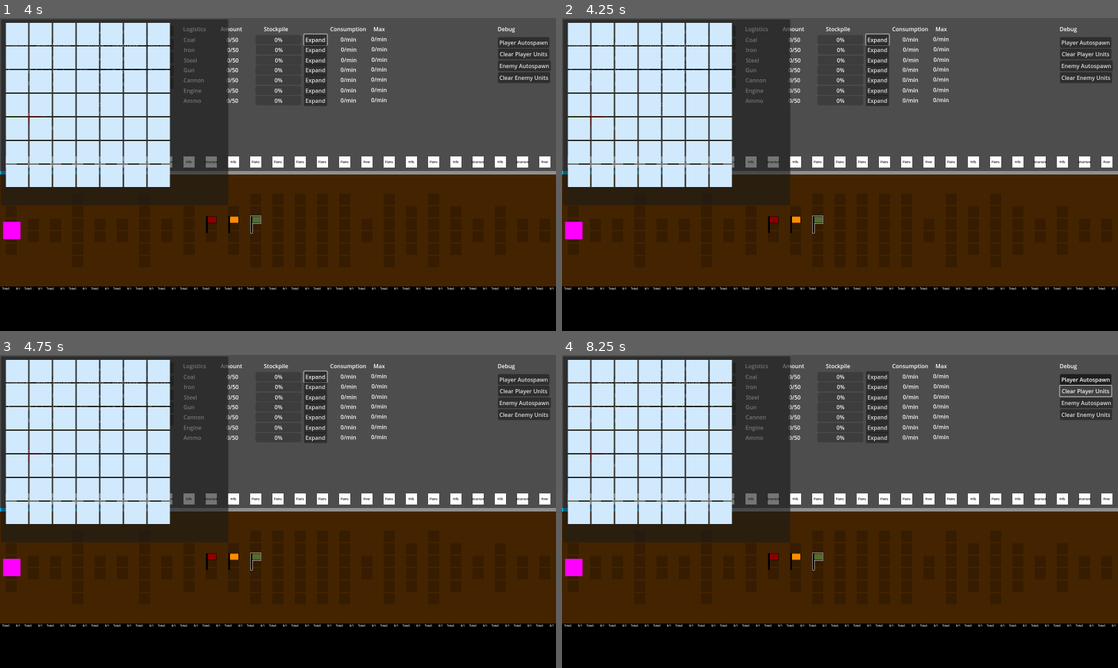
Above: before the commit, frames 1-4 (two rows, left to right).
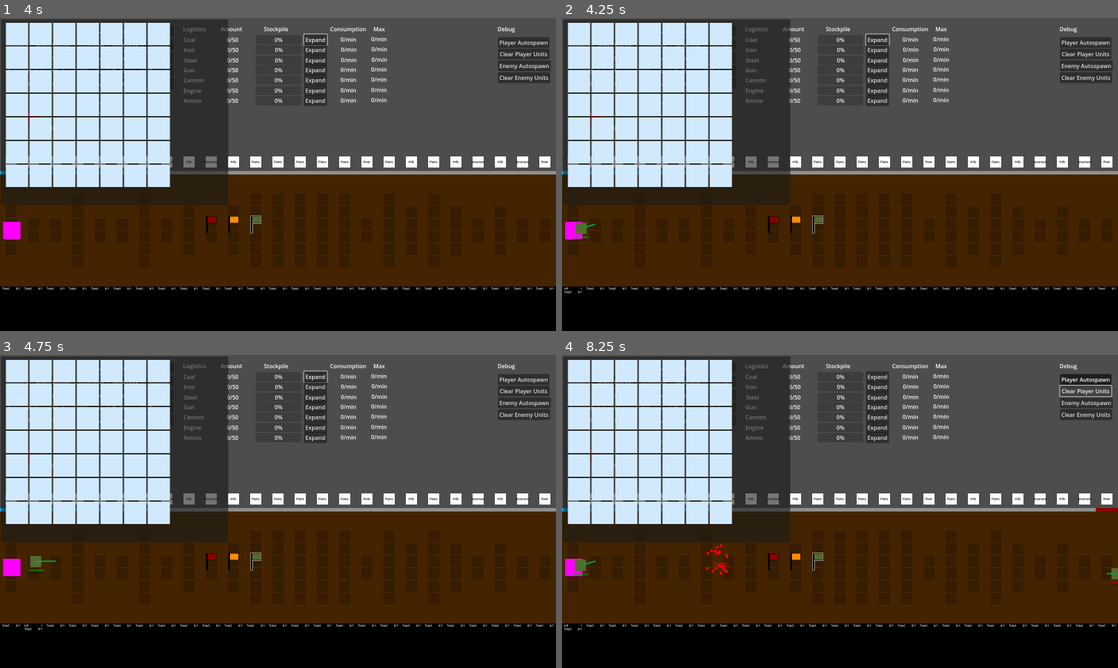
Above: after the commit, the same moments.

Repository: dwlee0802/AttritionWarfare
Game: Godot game, scene res://Scenes/game.tscn
Two runs of this game, one before a commit and one after it. Both use one fixed random seed, a clock stepped at 60 frames per second and the inputs below.
Inputs:
- Up to frame 1 (4 s): click "Expand" at 0.5 s; click "Offensive" at 1.25 s; click "Defensive" at 2 s; click "Retreat" at 2.75 s; click "Select Marker" at 3.5 s
- Up to frame 2 (4.25 s): no input
- Up to frame 3 (4.75 s): click "0" at 4.25 s
- Up to frame 4 (8.25 s): click "0" at 5 s; click "0" at 5.75 s; click "Build" at 6.5 s; click "Player Autospawn" at 7.25 s; click "Clear Player Units" at 8 s

Frame 1 is identical in both runs. In frame 2, 0.1% of the frame differs, in the area x 0-6%, y 65-88%; in frame 3, 0.1%; in frame 4, 0.3%, in the area x 0-100%, y 48-88%.

Commit message:
Fixed bug with null exceptions.

Diff:
--- a/Scenes/game.tscn
+++ b/Scenes/game.tscn
@@ -1073,6 +1073,7 @@
 position = Vector2(34, 611)
 collision_mask = 0
 script = ExtResource("5_ajpi1")
+autoSpawn = true
 currentBlock = NodePath("../Ground/Block")
 
 [node name="CollisionShape2D" type="CollisionShape2D" parent="World/PlayerHQ"]
@@ -1099,6 +1100,7 @@
 collision_mask = 0
 script = ExtResource("5_ajpi1")
 isPlayerHQ = false
+autoSpawn = true
 currentBlock = NodePath("../Ground/Block32")
 
 [node name="CollisionShape2D" type="CollisionShape2D" parent="World/EnemyHQ"]
--- a/Scripts/Block.gd
+++ b/Scripts/Block.gd
@@ -377,11 +377,11 @@
 	canBuildIron = mod.ironDeposit
 
 	if mod.slotChange < 0:
-		# how much to remove
-		var removeCount = mod.slotChange
 		if slotContainer.get_child_count() > abs(mod.slotChange):
 			for i in range(abs(mod.slotChange)):
-				slotContainer.get_child(i).queue_free()
+				var target = slots.pop_front()
+				target.queue_free()
+
 	if mod.slotChange > 0:
 		for i in range(mod.slotChange):
 			var newSlot = slotScene.instantiate()
--- a/Scripts/Ground.gd
+++ b/Scripts/Ground.gd
@@ -38,7 +38,10 @@
 
 # Called every frame. 'delta' is the elapsed time since the previous frame.
 func _process(_delta):
-	pass
+	if Game.playerNation.hq.currentBlock == null:
+		Game.playerNation.hq.currentBlock = blocks[0]
+	if Game.enemyNation.hq.currentBlock == null:
+		Game.enemyNation.hq.currentBlock = blocks[-1]
 
 
 func GenerateMap():
--- a/Scripts/Unit.gd
+++ b/Scripts/Unit.gd
@@ -320,10 +320,11 @@
 		return false
 	else:
 		attackTarget = SearchForAttackTarget()
-		attackTarget.current_block_changed.connect(SetAttackTargetToNull)
 
 		# check if we can attack
 		if attackTarget != null:
+			if !attackTarget.current_block_changed.is_connected(SetAttackTargetToNull):
+				attackTarget.current_block_changed.connect(SetAttackTargetToNull)
 			velocity = Vector2.ZERO
 			if attackTimer.is_stopped():
 				attackTimer.start(1/ attackSpeed)
